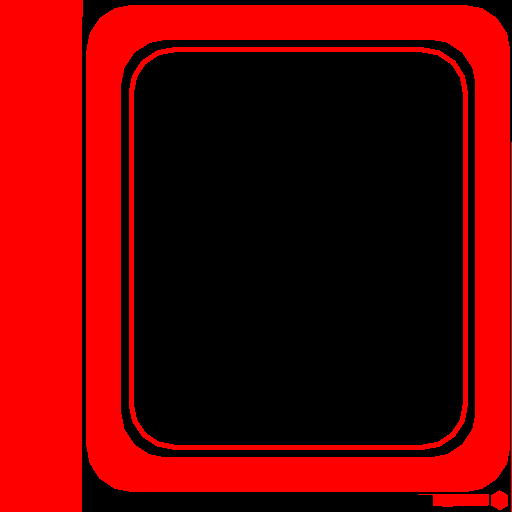
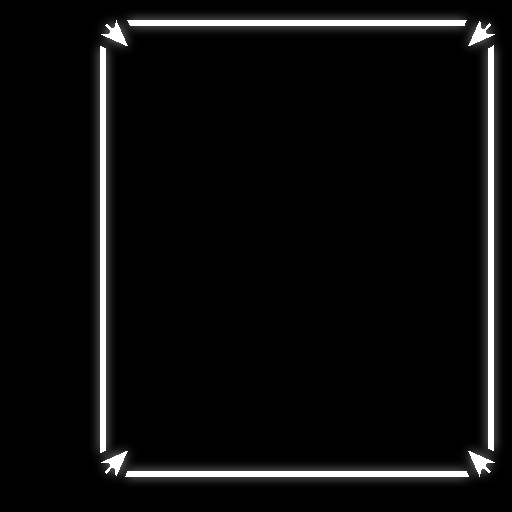
Comparing the layer stacks of the two 512 x 512 images. Changes:
added layer "Ebene 4 Kopie 2" (62%) above "Ebene 4 Kopie" over [87, 7, 507, 490]
added layer "Ebene 4 Kopie" above "D" over [100, 20, 495, 477]
moved "Ebene 2" into group "D" over [0, 0, 512, 512]
